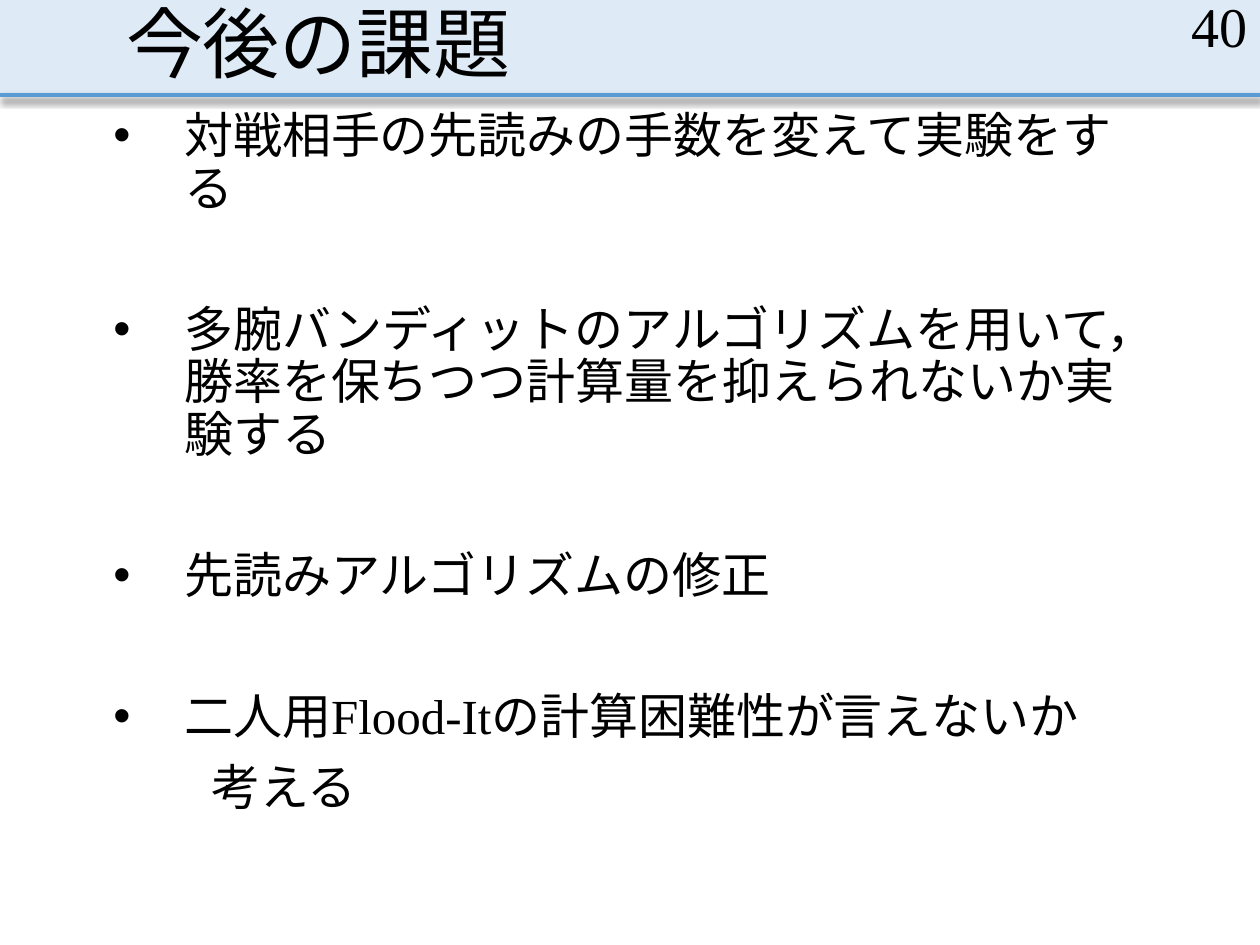
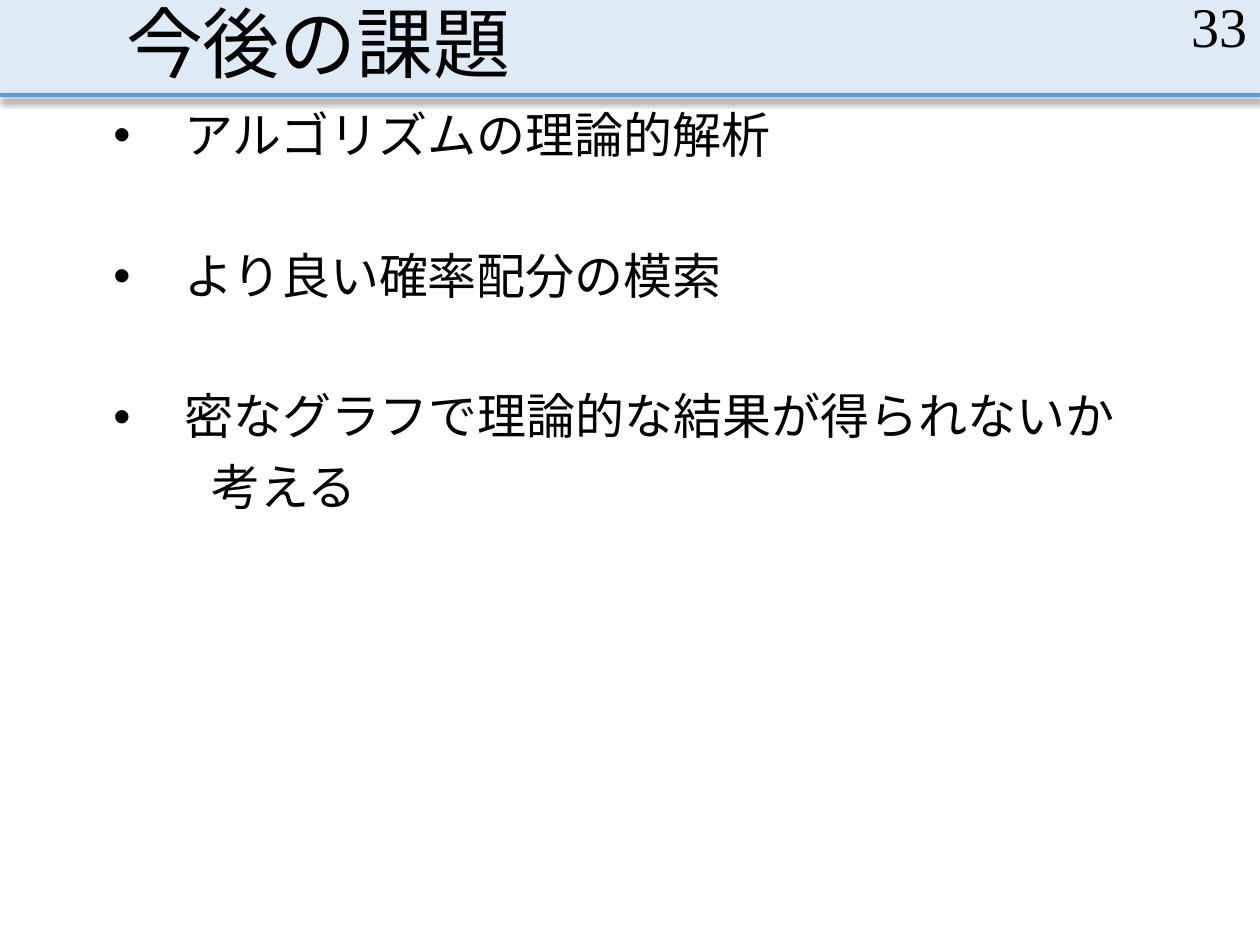
Before and after one commit to MasayaOda/SR, a slide deck: slide 33 of 190702oda.pptx (slide 40 before the commit). Drawn at 1260x945 pixels with LibreOffice and Linux fonts; fonts in the diff are those of the drawing. Boxes give left, top, right and bottom in pixels: in the first picture for what was removed or moved away, otherwise in the second. Text is boxed around its words. In the diff, an @@ line names an element or a change of style, - is before the commit and + after.

```diff
--- a/190702oda.pptx
+++ b/190702oda.pptx
@@ page number at bbox=[1191, 10, 1247, 48]: text changed @@
-40
+33
@@ text at bbox=[184, 103, 1114, 438]: text changed @@
-• 対戦相手の先読みの手数を変えて実験をする
-• 多腕バンディットのアルゴリズムを用いて，勝率を保ちつつ計算量を抑えられないか実験する
-• 先読みアルゴリズムの修正
-• 二人用Flood-Itの計算困難性が言えないか
+• アルゴリズムの理論的解析
+• より良い確率配分の模索
+• 密なグラフで理論的な結果が得られないか
```
Also in this commit, not shown: 10 other slides changed, 1 slide added.
